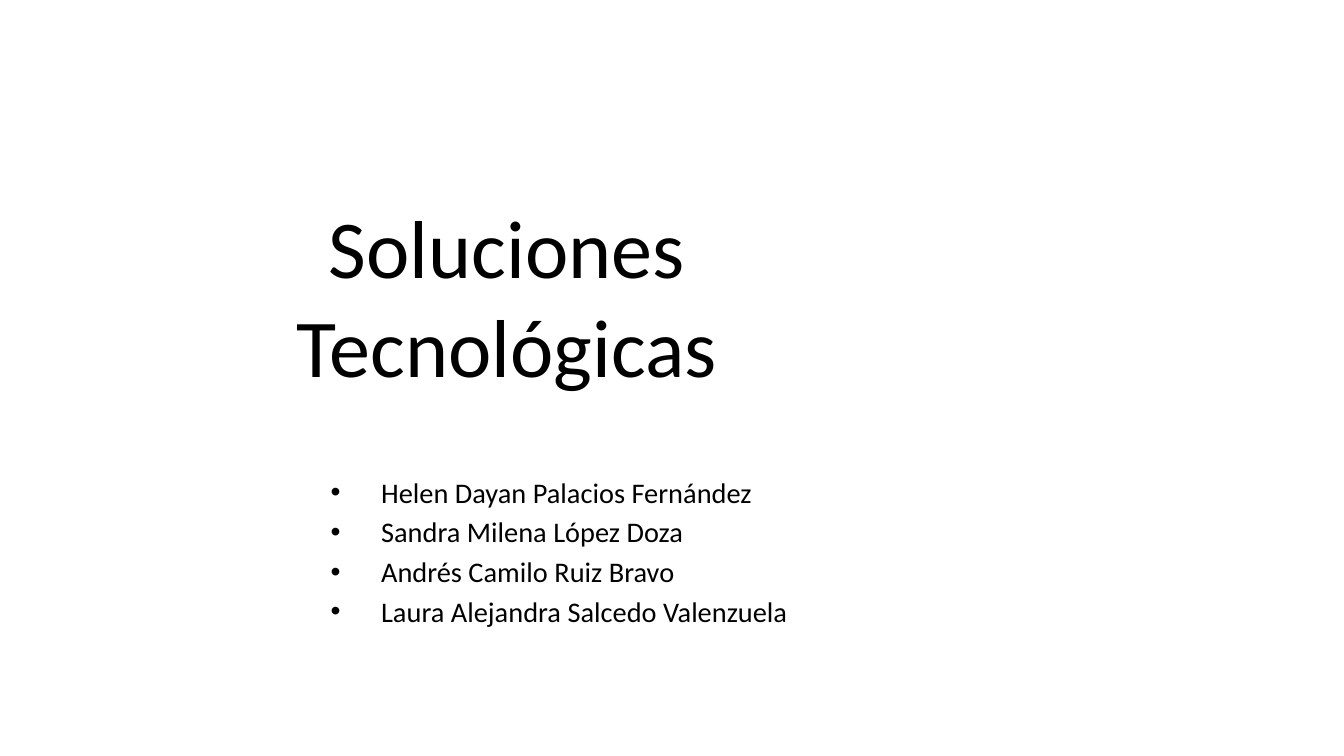
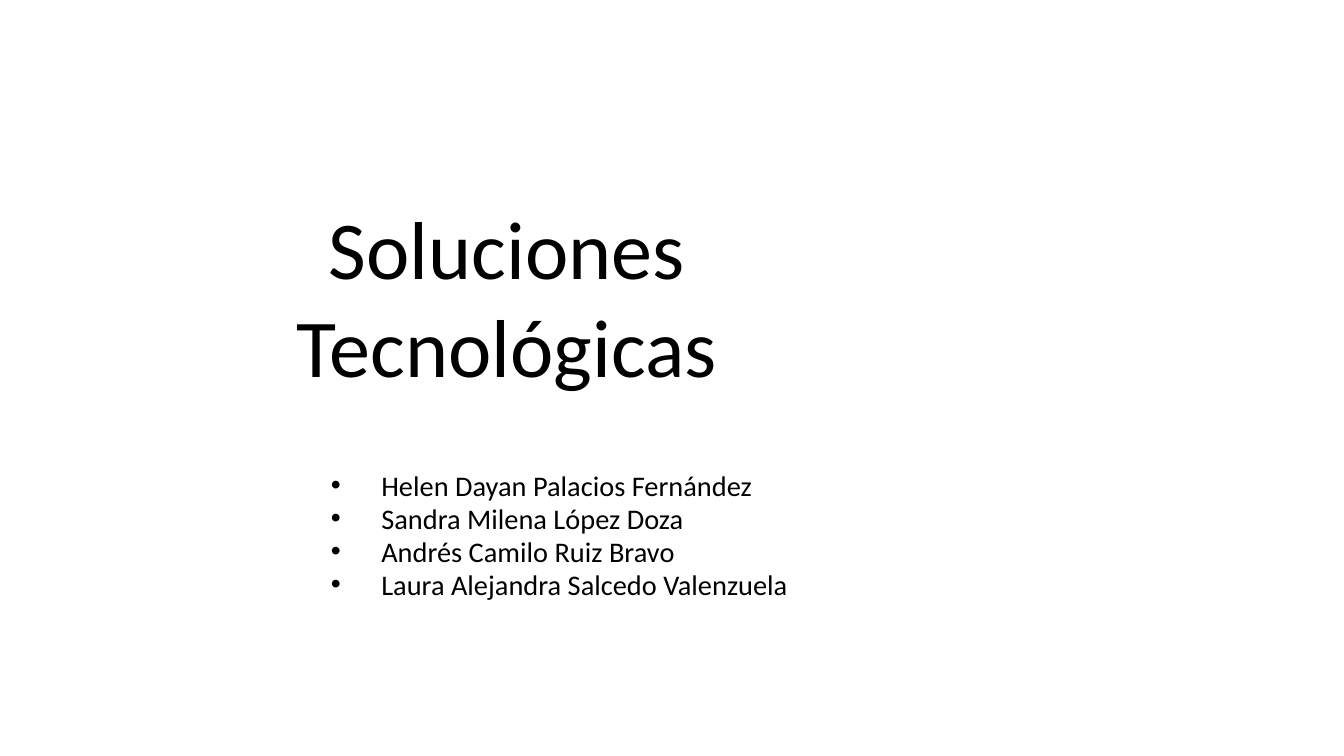
Before and after one commit to LauraV8/ProyectoSena1Tri, a slide deck: slide 1 of Presentación Proyecto.pptx. Drawn at 1344x756 pixels with LibreOffice and Linux fonts; fonts in the diff are those of the drawing; background and template pictures are left out. Boxes give left, top, right and bottom in pixels: in the first picture for what was removed or moved away, otherwise in the second. Text is boxed around its words. In the diff, an @@ line names an element or a change of style, - is before the commit and + after.

```diff
--- a/Presentación Proyecto.pptx
+++ b/Presentación Proyecto.pptx
@@ text "Helen Dayan Palacios Fernández" at (381,476,787,600): line spacing 1 to 0.8; less space between paragraphs @@
```
Also in this commit, not shown: 8 other slides changed, 3 slides added, 1 slide removed, 2 other files.
